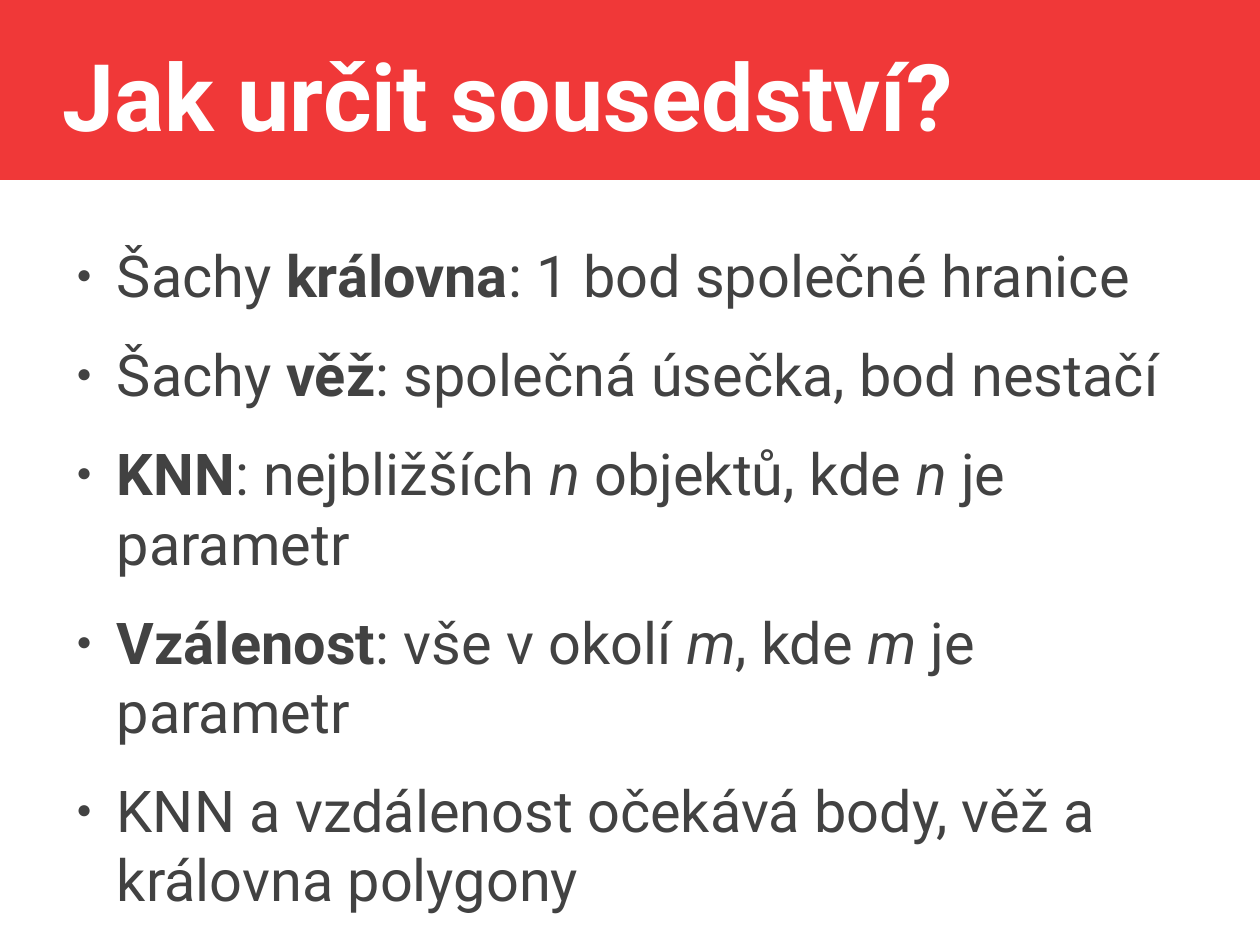
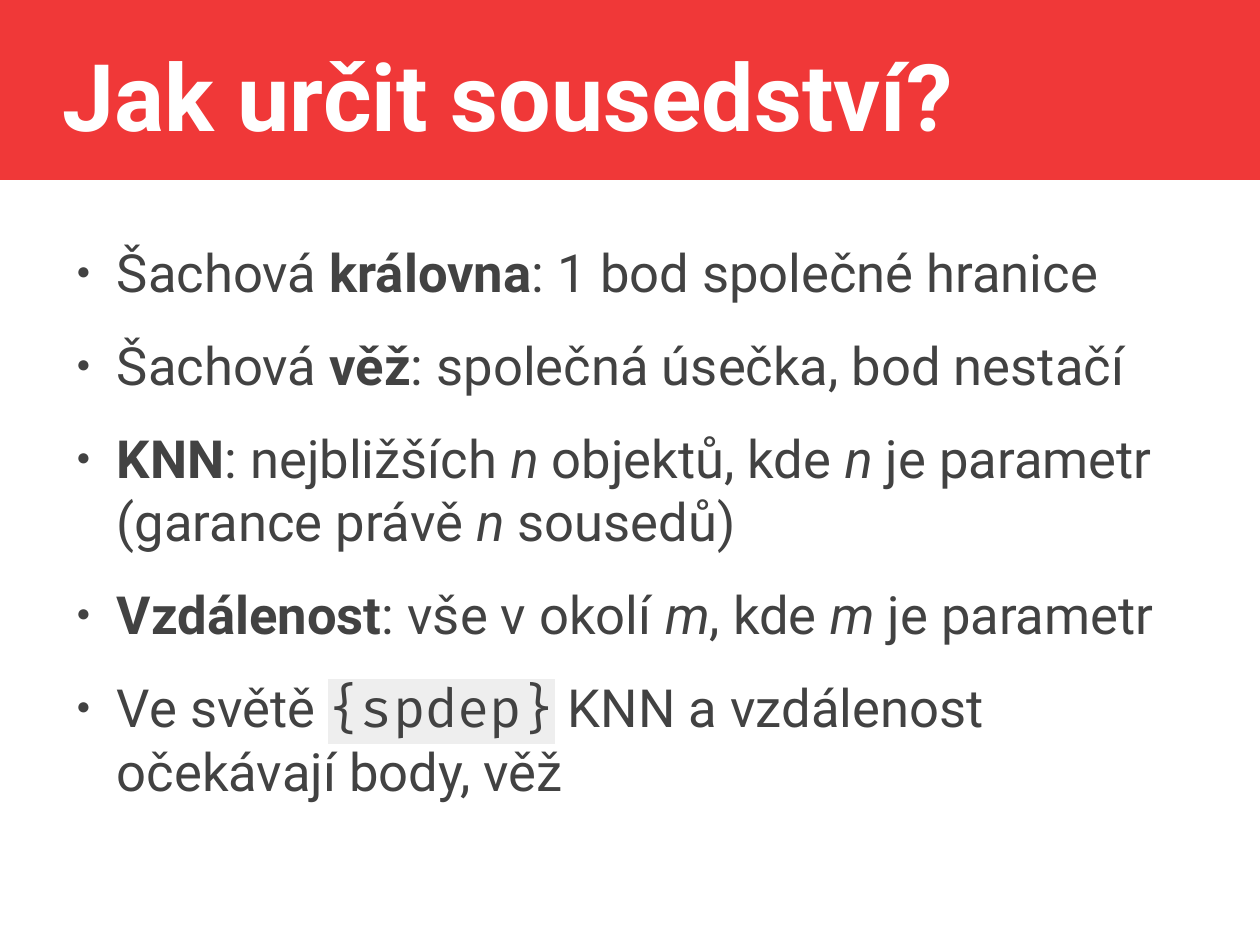
Before and after one commit to jlacko/4EK418, a slide deck: slide 15 of prez/4 - advanced calculations.odp. Drawn at 1260x945 pixels with LibreOffice and Linux fonts; fonts in the diff are those of the drawing. Boxes give left, top, right and bottom in pixels: in the first picture for what was removed or moved away, otherwise in the second. Text is boxed around its words. In the diff, an @@ line names an element or a change of style, - is before the commit and + after.

```diff
--- a/prez/4 - advanced calculations.odp
+++ b/prez/4 - advanced calculations.odp
@@ text at (117,244,1153,802): text changed; size 36.3 to 33.1 pt @@
-● Šachy královna: 1 bod společné hranice
-● Šachy věž: společná úsečka, bod nestačí
-● KNN: nejbližších n objektů, kde n je parametr
-● Vzálenost: vše v okolí m, kde m je parametr
-● KNN a vzdálenost očekává body, věž a královna polygony
+● Šachová královna: 1 bod společné hranice
+● Šachová věž: společná úsečka, bod nestačí
+● KNN: nejbližších n objektů, kde n je parametr (garance právě n sousedů)
+● Vzdálenost: vše v okolí m, kde m je parametr
+● Ve světě {spdep} KNN a vzdálenost očekávají body, věž
```
Also in this commit, not shown: 7 other slides changed, 1 slide added, 4 other files.
